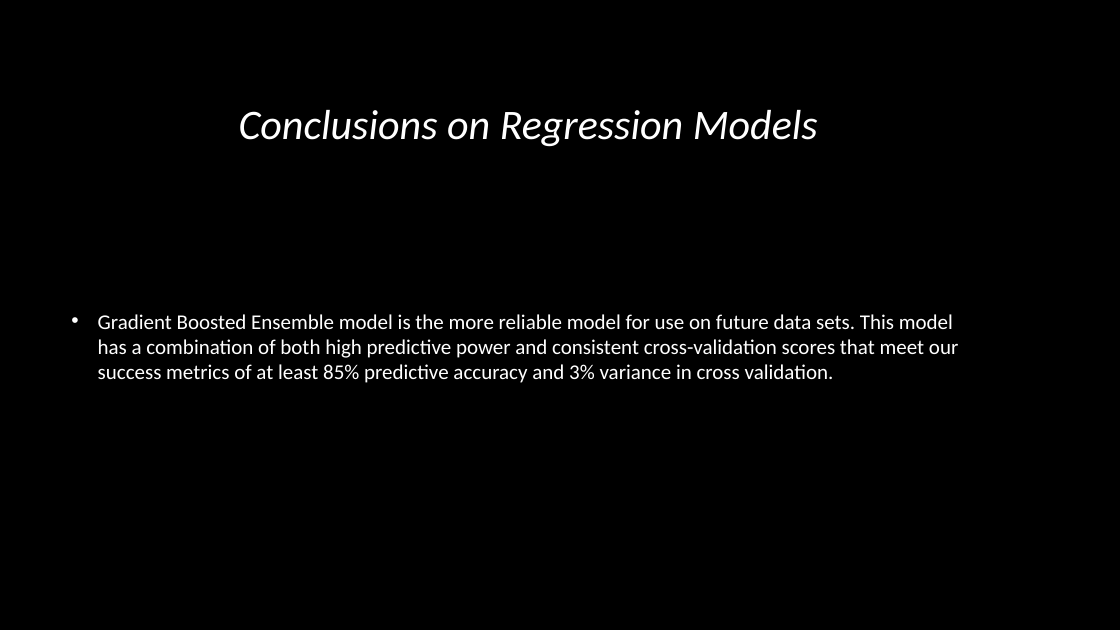
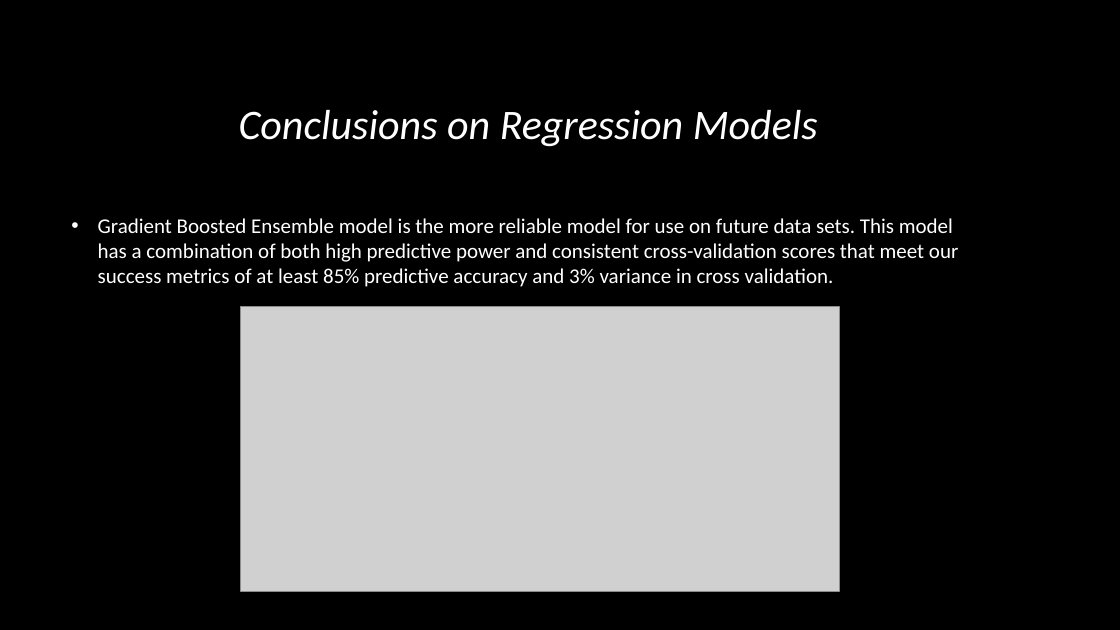
Before and after one commit to ayan1995/Thinkful, a slide deck: slide 15 of Bootcamp/Unit 3 Deeper into Supervised Learning/Supervised Learning Capstone/data-science-for-good/PASSNYC Capstone Predicting Attendance .pptx (slide 16 before the commit). Drawn at 1120x630 pixels with LibreOffice and Linux fonts; fonts in the diff are those of the drawing; grey boxes stand for pictures; background and template pictures are left out. Boxes give left, top, right and bottom in pixels: in the first picture for what was removed or moved away, otherwise in the second. Text is boxed around its words. In the diff, an @@ line names an element or a change of style, - is before the commit and + after.

```diff
--- a/Bootcamp/Unit 3 Deeper into Supervised Learning/Supervised Learning Capstone/data-science-for-good/PASSNYC Capstone Predicting Attendance .pptx
+++ b/Bootcamp/Unit 3 Deeper into Supervised Learning/Supervised Learning Capstone/data-science-for-good/PASSNYC Capstone Predicting Attendance .pptx
@@ text "Gradient Boosted Ensemble model is ...": place and size @@
-text "Gradient Boosted Ensemble model is ..." at <box>98,314,958,383</box>
+text "Gradient Boosted Ensemble model is ..." at <box>98,218,958,287</box>
@@ picture added at <box>240,307,839,592</box> @@
```
Also in this commit, not shown: 5 other slides changed, 2 slides added, 8 slides removed, 2 other files.
